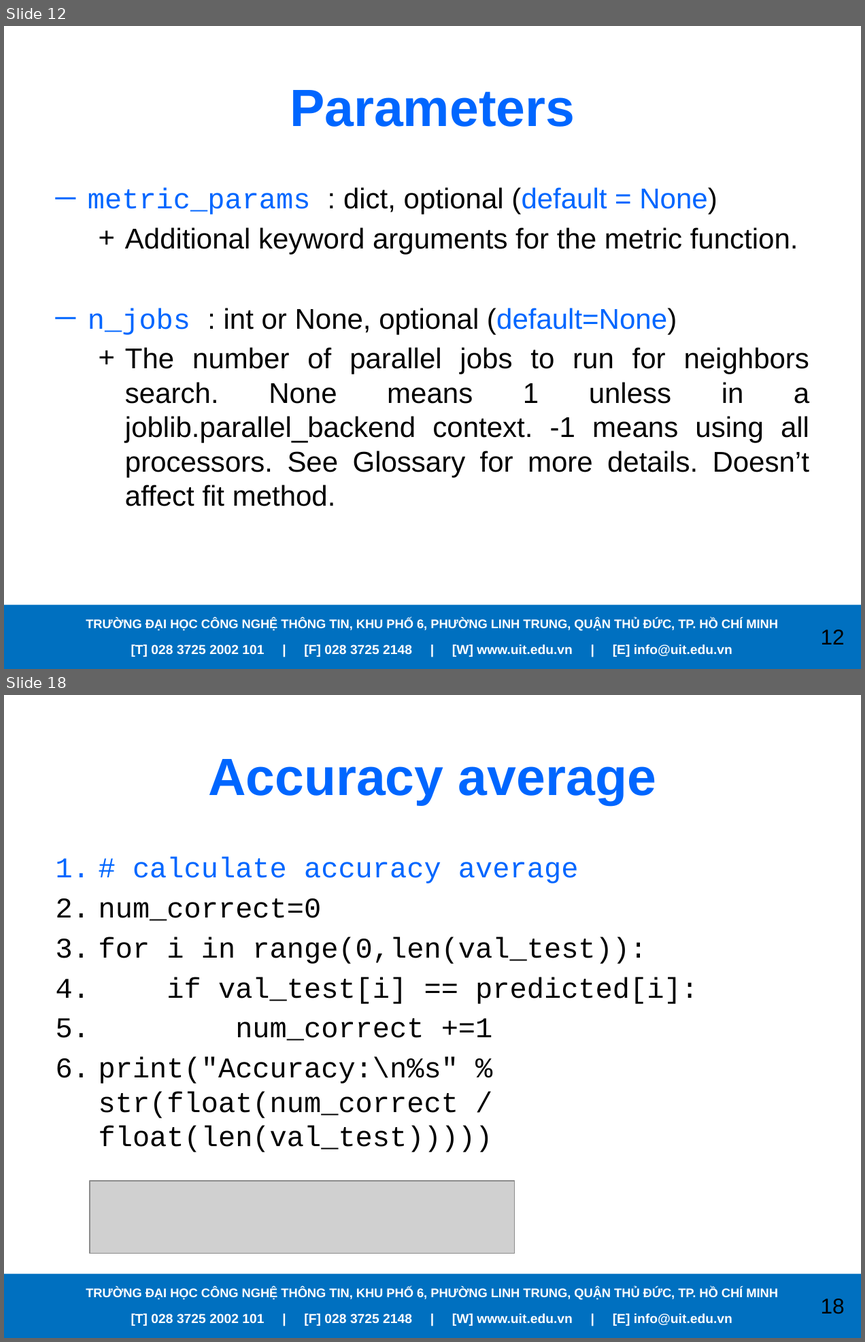
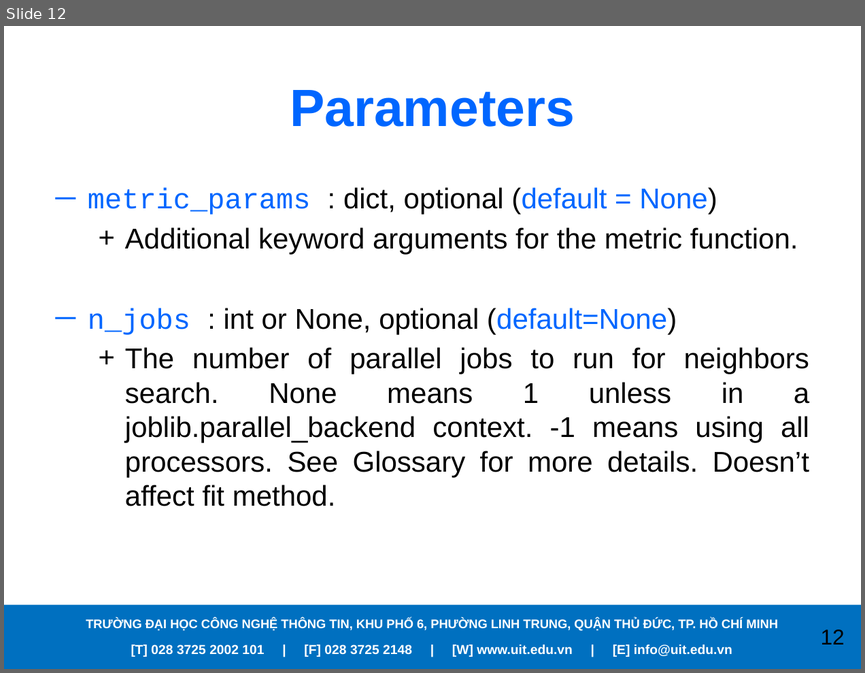
Before and after one commit to RanChiVo/MNIST-with-kNN, a slide deck: Presentation.pptx. Shown one above the other, each under a label of ours: slides 12 and 18 before the commit, slide 12 after it; the slides between them are not shown. The pictures are 865x1342 and 865x673 pixels, drawn with LibreOffice and Linux fonts; fonts in the diff are those of the drawing; grey boxes stand for pictures; background and template pictures are left out. Boxes give left, top, right and bottom in pixels: in the first picture for what was removed or moved away, otherwise in the second. Text is boxed around its words. In the diff, an @@ line names an element or a change of style, - is before the commit and + after.

```diff
--- a/Presentation.pptx
+++ b/Presentation.pptx
@@ slide 18 removed at (x1=4, y1=695, x2=861, y2=1338), background picture (left out); not listed: 4 template elements that a slide beside it also shows @@
@@ title removed at (x1=208, y1=759, x2=656, y2=805) @@
-Accuracy average
@@ text removed at (x1=99, y1=857, x2=698, y2=1152) @@
-1. # calculate accuracy average
-2. num_correct=0
-3. for i in range(0,len(val_test)):
-4. if val_test[i] == predicted[i]:
-5. num_correct +=1
-6. print("Accuracy:\n%s" % str(float(num_correct / float(len(val_test)))))
@@ picture removed at (x1=90, y1=1181, x2=515, y2=1253) @@
```
Also in this commit, not shown: 18 other slides removed.
